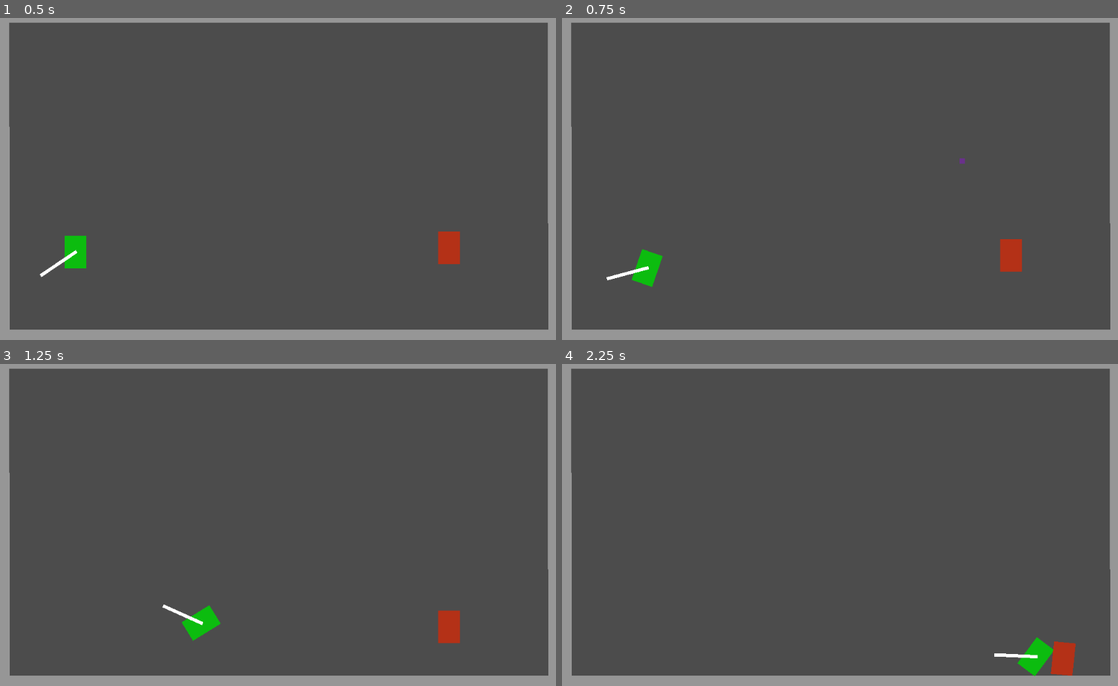
Above: before the commit, frames 1-4 (two rows, left to right).
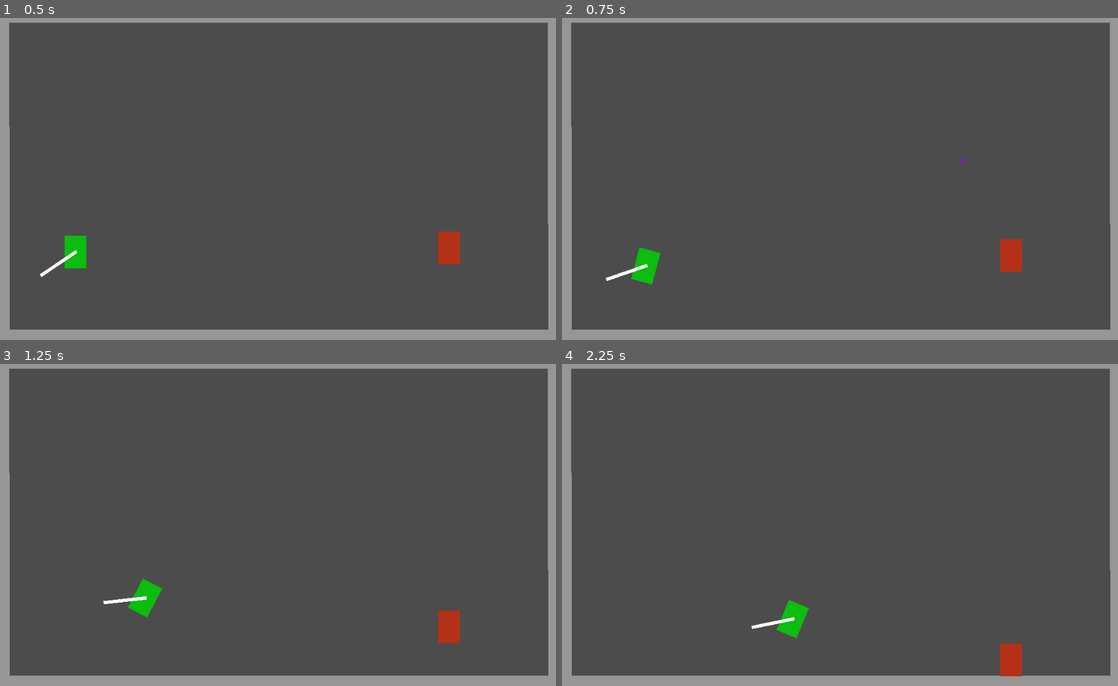
Above: after the commit, the same moments.

Repository: deengames/abu-hamid-x
Game: Godot game, scene res://prototype/Main.tscn
Two runs of this game, one before a commit and one after it. Both use one fixed random seed, a clock stepped at 60 frames per second and the inputs below.
Inputs (mouse positions are in pixels of both pictures, inside the frame that each line leads up to):
- Up to frame 1 (0.5 s): no input
- Up to frame 2 (0.75 s): move the mouse to (962, 159) at 0.52 s; hold D (move_right) from 0.53 s (still down); tap Shift (toggle_jetpack) at 0.6 s; click (962, 159) at 0.67 s
- Up to frame 3 (1.25 s): keep holding D (move_right); tap Space (jump) at 0.77 s
- Up to frame 4 (2.25 s): move the mouse to (728, 541) at 1.27 s; release D (move_right) at 1.28 s; hold S (move_down) 1.28-2.03 s; click (728, 541) at 1.35 s; tap Space (jump) at 1.52 s; tap Shift (toggle_jetpack) at 1.55, 2.1 s; move the mouse to (895, 450) at 2.02 s; hold D (move_right) from 2.03 s (still down)

Frame 1 is identical in both runs. In frame 2, 0.2% of the frame differs, in the area x 7-19%, y 71-84%; in frame 3, 0.9%; in frame 4, 1.7%, in the area x 34-93%, y 73-97%.

Commit message:
Much cooler jetpack controls

Diff:
--- a/prototype/Main.tscn
+++ b/prototype/Main.tscn
@@ -87,6 +87,7 @@
 [node name="Player" parent="." index="1" instance=ExtResource( 3 )]
 
 position = Vector2( 138.625, 415.875 )
+float_down_speed = 20
 
 [node name="Enemy" parent="." index="2" instance=ExtResource( 4 )]
 
--- a/prototype/Player.gd
+++ b/prototype/Player.gd
@@ -2,6 +2,7 @@
 
 export (int) var max_movement_speed = 600
 export (int) var acceleration = 1000
+export (float) var float_down_speed = 20
 export (bool) var allow_jetpack = true
 
 
@@ -35,6 +36,7 @@
 		velocity.x += acceleration * state.step
 	if Input.is_action_just_pressed('toggle_jetpack') and allow_jetpack:
 		is_using_jetpack = not is_using_jetpack
+		gravity_scale = 0 if is_using_jetpack else 1
 
 	if is_using_jetpack:
 		if Input.is_action_pressed('move_up') and velocity.y > -max_movement_speed:
@@ -45,6 +47,12 @@
 		rotate(velocity.x / max_movement_speed)
 
 	$Collision.rotation = rotation
+
+	if is_using_jetpack :
+		velocity = Vector2(lerp(velocity.x, 0, 0.05), lerp(velocity.y, 0, 0.05))
+		if velocity.abs() < Vector2(5, 5):
+			velocity = Vector2(0, float_down_speed)
+
 
 	velocity += state.get_total_gravity() * state.step
 	state.set_linear_velocity(velocity)
--- a/prototype/Player.tscn
+++ b/prototype/Player.tscn
@@ -46,7 +46,7 @@
 "values": [ -128.0, -340.0 ]
 }
 
-[node name="Player" type="RigidBody2D"]
+[node name="Player" type="RigidBody2D" index="0"]
 
 input_pickable = false
 collision_layer = 1
@@ -70,6 +70,7 @@
 _sections_unfolded = [ "Transform" ]
 max_movement_speed = 600
 acceleration = 1000
+float_down_speed = 20
 allow_jetpack = true
 
 [node name="Collision" type="CollisionShape2D" parent="." index="0"]
--- a/prototype/Sword.tscn
+++ b/prototype/Sword.tscn
@@ -5,7 +5,7 @@
 custom_solver_bias = 0.0
 extents = Vector2( 3, 40 )
 
-[node name="Sword" type="KinematicBody2D" index="0"]
+[node name="Sword" type="KinematicBody2D"]
 
 position = Vector2( 0.323532, 0 )
 rotation = -0.000376087
